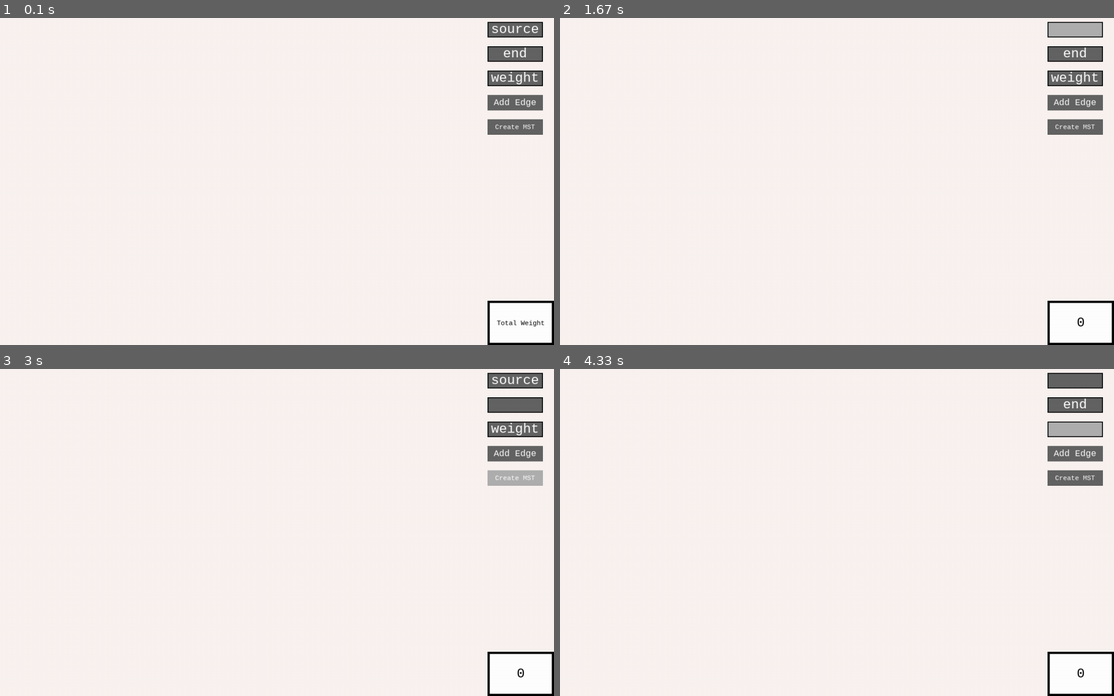
Above: before the commit, frames 1-4 (two rows, left to right).
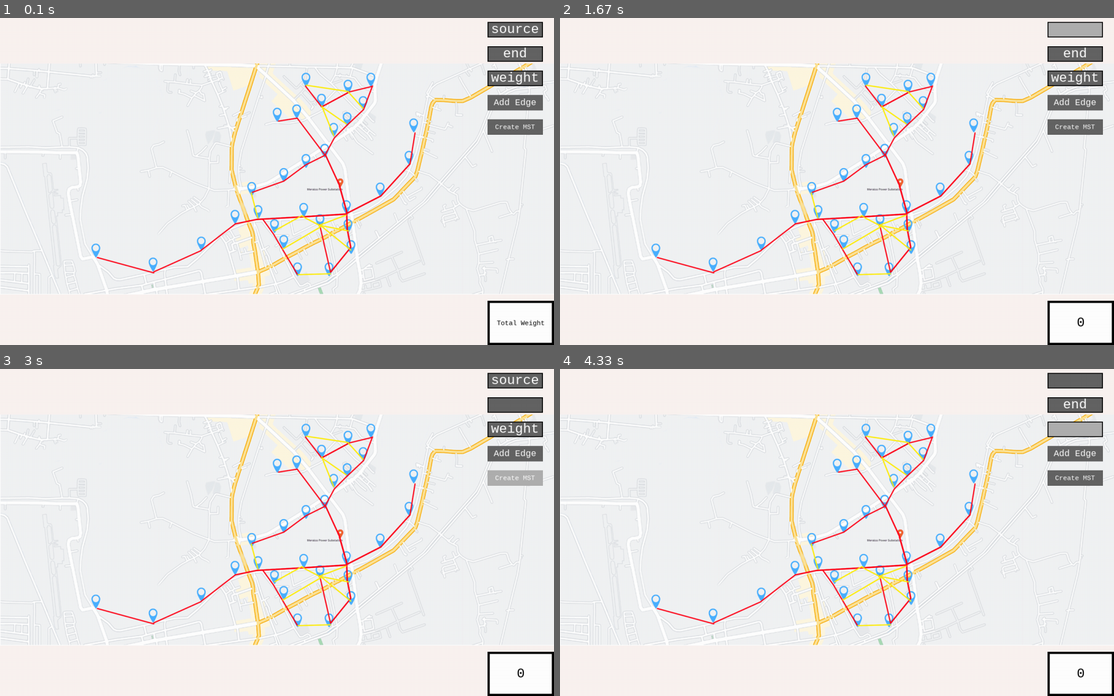
Above: after the commit, the same moments.

Repository: shrimpeu/Powerline-Optimization-Kruskal
Game: pygame game, started from KruskalPygame.py
Same seed, same stepped clock (60 frames per second), same inputs: the game is played once before the commit and once after it.
Inputs (mouse positions are in pixels of both pictures, inside the frame that each line leads up to):
- Up to frame 1 (0.1 s): no input
- Up to frame 2 (1.67 s): press the mouse at (1075, 125) at 0.37 s; move the mouse to (914, 99) at 0.47 s; release the mouse at (753, 73) at 0.6 s; press the mouse at (1075, 27) at 0.7 s; move the mouse to (864, 63) at 0.8 s; release the mouse at (648, 99) at 0.93 s; press the mouse at (1075, 103) at 1.03 s; move the mouse to (1025, 165) at 1.13 s; release the mouse at (981, 230) at 1.27 s; press the mouse at (1075, 27) at 1.37 s; move the mouse to (897, 158) at 1.47 s; release the mouse at (715, 286) at 1.6 s
- Up to frame 3 (3 s): press the mouse at (515, 454) at 1.7 s; move the mouse to (315, 516) at 1.8 s; release the mouse at (121, 581) at 1.93 s; press the mouse at (515, 404) at 2.53 s; move the mouse to (382, 404) at 2.63 s; release the mouse at (249, 404) at 2.77 s; press the mouse at (515, 476) at 2.87 s; move the mouse to (465, 457) at 2.97 s
- Up to frame 4 (4.33 s): release the mouse at (975, 437) at 3.1 s; press the mouse at (1075, 378) at 3.7 s; move the mouse to (897, 460) at 3.8 s; release the mouse at (720, 545) at 3.93 s; press the mouse at (1075, 427) at 4.03 s; move the mouse to (870, 434) at 4.13 s; release the mouse at (665, 437) at 4.27 s

The runs differ from the first frame. In frame 1, 5.1% of the frame differs, in the area x 0-100%, y 13-85%; in frame 2, 5.1%; in frame 3, 5.1%; in frame 4, 5.1%.

Commit message:
Update KruskalPygame.py

Diff:
--- a/KruskalPygame.py
+++ b/KruskalPygame.py
@@ -205,7 +205,7 @@
 
         if sourceentry.string not in nodenames:
             nodenames.append(sourceentry.string)
-            sourcenode = MyNode(sourceentry.string, 'monospace', 25, True, (255, 255, 255), None, (75, 75), 15, (0, 0, 0))
+            sourcenode = MyNode(sourceentry.string, 'monospace', 25, True, (255, 255, 255), None, (75, 75), 10, (0, 0, 0))
         else:
             for nodes in edgeobjslist:
                 for node in nodes:
@@ -214,7 +214,7 @@
 
         if endentry.string not in nodenames:
             nodenames.append(endentry.string)
-            endnode = MyNode(endentry.string, 'monospace', 25, True, (255, 255, 255), None, (200, 75), 15, (0, 0, 0))
+            endnode = MyNode(endentry.string, 'monospace', 25, True, (255, 255, 255), None, (200, 75), 10, (0, 0, 0))
         else:
             for nodes in edgeobjslist:
                 for node in nodes:
@@ -269,7 +269,7 @@
         y = find(parent, v)  # finding the parent of the destination node using recursion
         # see information above
 
-        #  finding their respective parents is essential because it will tell us if the edge that we picked will create a cycle
+        #  finding their respective parents is essential because it will tell us if the edge that we picked will create a loop
         #  so, nodes MUST have different parent, otherwise the edge will be omitted
         if x != y:
             i += 1
@@ -320,6 +320,7 @@
 cost = int
 i = 0
 
+
 pygame.init()
 
 screen = pygame.display.set_mode((1250, 750))
@@ -330,7 +331,7 @@
 running = True
 while running:
     screen.fill((250, 243, 240))
-
+    screen.blit(pygame.image.load('proposedlines (1).png').convert_alpha(), (0, 0))
     mousepos = pygame.mouse.get_pos()
 
     # properties being drawn in a loop
@@ -368,5 +369,8 @@
         eventhandler(event)
         if event.type == pygame.QUIT:
             exit()
+        if event.type == pygame.MOUSEBUTTONDOWN:
+            print(mousepos)
+
 
     pygame.display.update()
